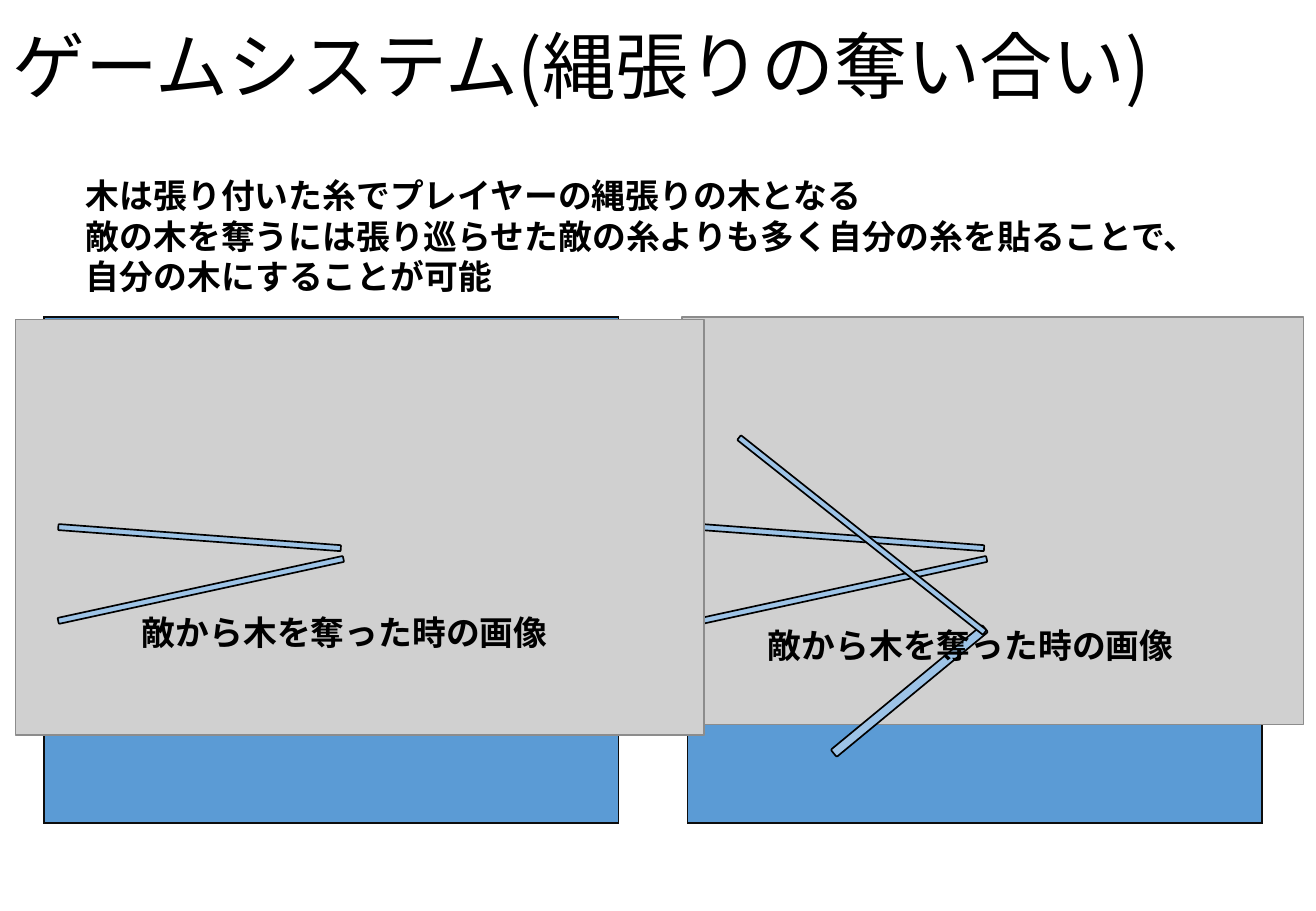
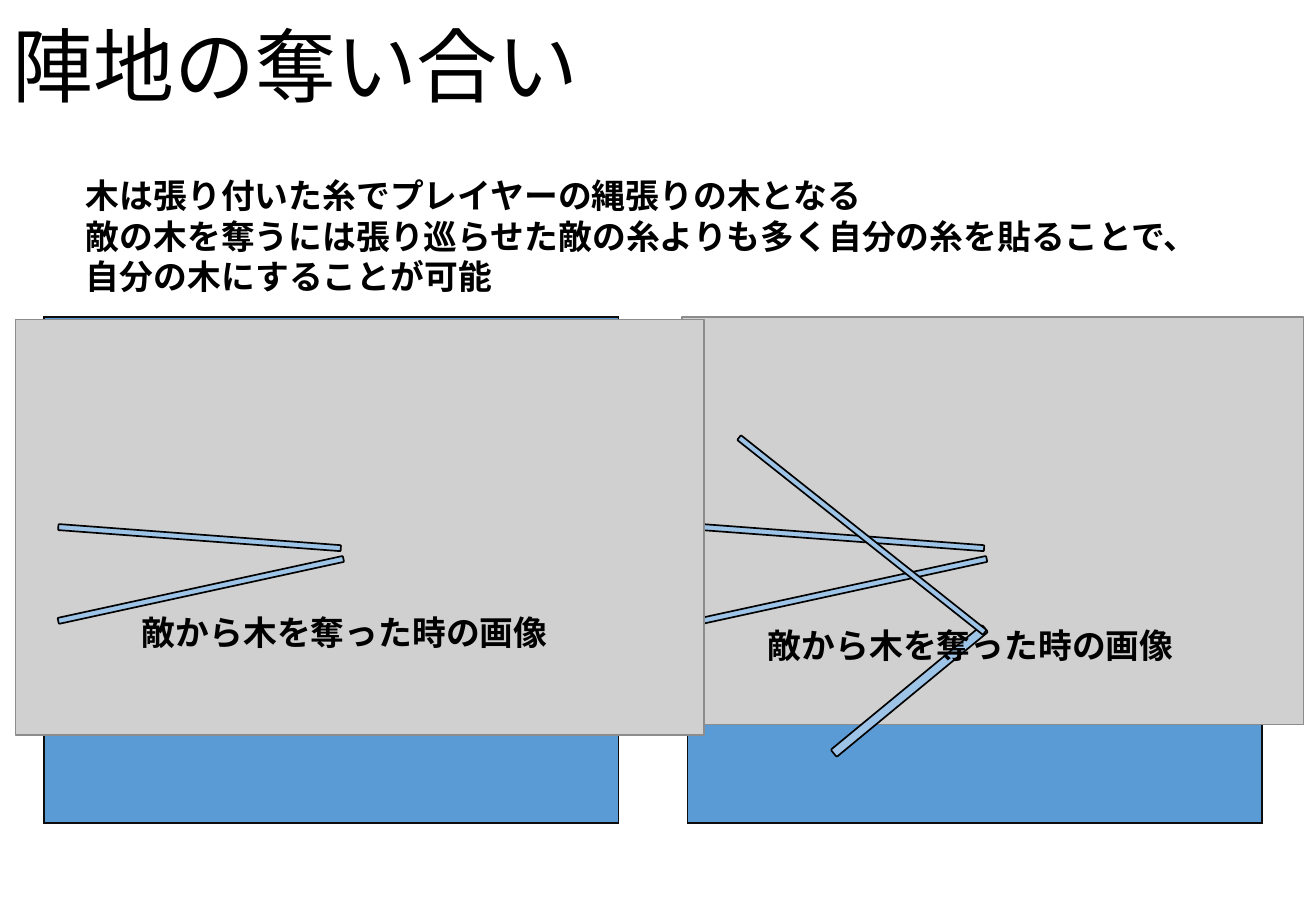
Before and after one commit to NHGC20172H02/PL, a slide deck: slide 7 of 企画や仕様(統合用)/String Territory(修正版).pptx. Drawn at 1316x911 pixels with LibreOffice and Linux fonts; fonts in the diff are those of the drawing; grey boxes stand for pictures; background and template pictures are left out. Boxes give left, top, right and bottom in pixels: in the first picture for what was removed or moved away, otherwise in the second. Text is boxed around its words. In the diff, an @@ line names an element or a change of style, - is before the commit and + after.

```diff
--- a/企画や仕様(統合用)/String Territory(修正版).pptx
+++ b/企画や仕様(統合用)/String Territory(修正版).pptx
@@ title at <box>12,28,579,103</box>: text changed; size 43.2 to 48 pt @@
-ゲームシステム(縄張りの奪い合い)
+陣地の奪い合い
```
Also in this commit, not shown: 6 other slides changed, 8 other files.
